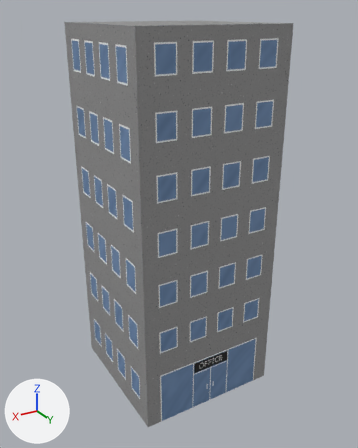
The FBX model Assets/Models/Office.fbx as it was, and as the next commit left it.
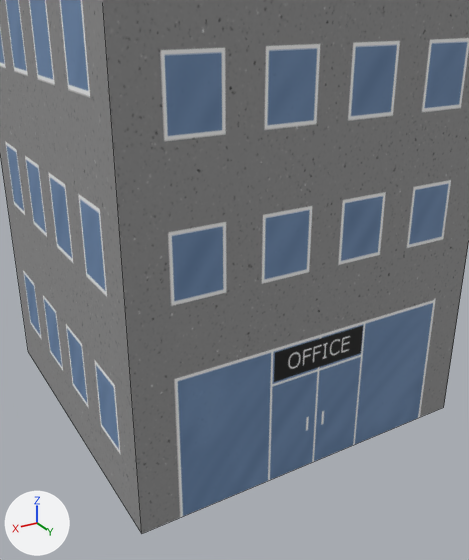
Each version is shown whole from a 50 mm camera at (162.0, 277.0, 194.0) aimed at (-2.0, 4.0, 57.0), then close up from a 50 mm camera at (91.0, 161.0, 52.0) aimed at (13.0, 30.0, -13.0). The axes (+X, +Y, +Z) are drawn at lower left. The lights are the same throughout. The close-ups show mesh edges as thin lines. Where no turn or scale is listed for an object, it has been applied to the vertices.
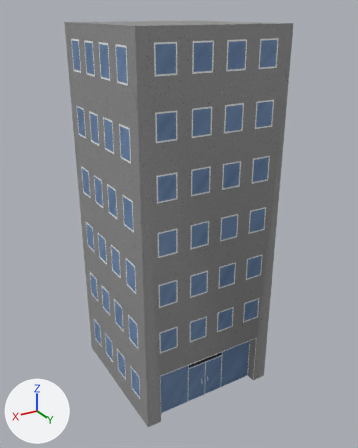
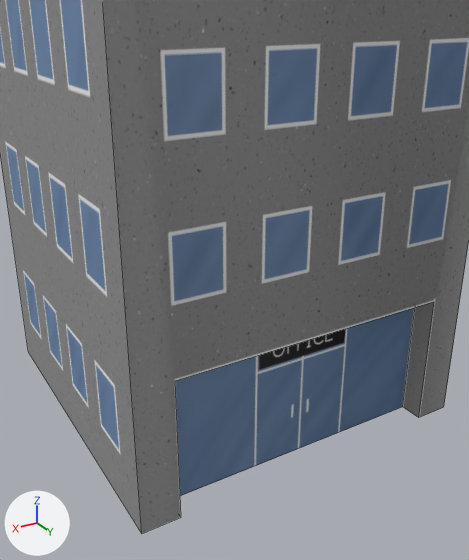
What the commit changed:
me_cube is used by ob_cube; location (0.0, 0.0, 62.5).
Verts and faces of me_cube; kept vertices keep their numbers, new ones are numbered from 8.
Before the commit, vertices of me_cube: 0 (50.0, 50.0, -125.0) at pixel (141, 533), 1 (50.0, -50.0, -125.0) at pixel (28, 351), 2 (-50.0, -50.0, -125.0), 3 (-50.0, 50.0, -125.0) at pixel (443, 407), 4 (50.0, 50.0, 125.0).
Before the commit, vertices of me_cube: 7 (-50.0, 50.0, 125.0).
me_cube had 8 vertices, 6 faces and spanned x -50.0..50.0, y -50.0..50.0, z -125.0..125.0.
me_cube now has 16 vertices, 9 faces and spans x -50.0..50.0, y -50.0..50.0, z -125.0..125.0.
Part 1, on me_cube:
Faces deleted: (0, 1, 2, 3), (0, 3, 7, 4).
New vertex 8 is at (-39.0, 43.0, -125.0), pixel (402, 406).
New vertex 9 is at (40.0, 43.0, -125.0).
New vertex 10 is at (40.0, 43.0, -87.0).
New vertex 11 is at (-39.0, 43.0, -87.0).
New vertices 12 to 15 stand at vertices 8 to 11, in that order, plus (0.0, 7.0, 0.0).
New faces: (0, 13, 14, 15, 12, 3, 7, 4), (10, 11, 15, 14), (8, 11, 10, 9), (8, 12, 15, 11), (9, 10, 14, 13).

Boxes [x1, y1, x2, y2] around the edits, measured in the close-ups (469 x 560 px):
part 1 of me_cube, built on
    both: [167, 0, 469, 519]
